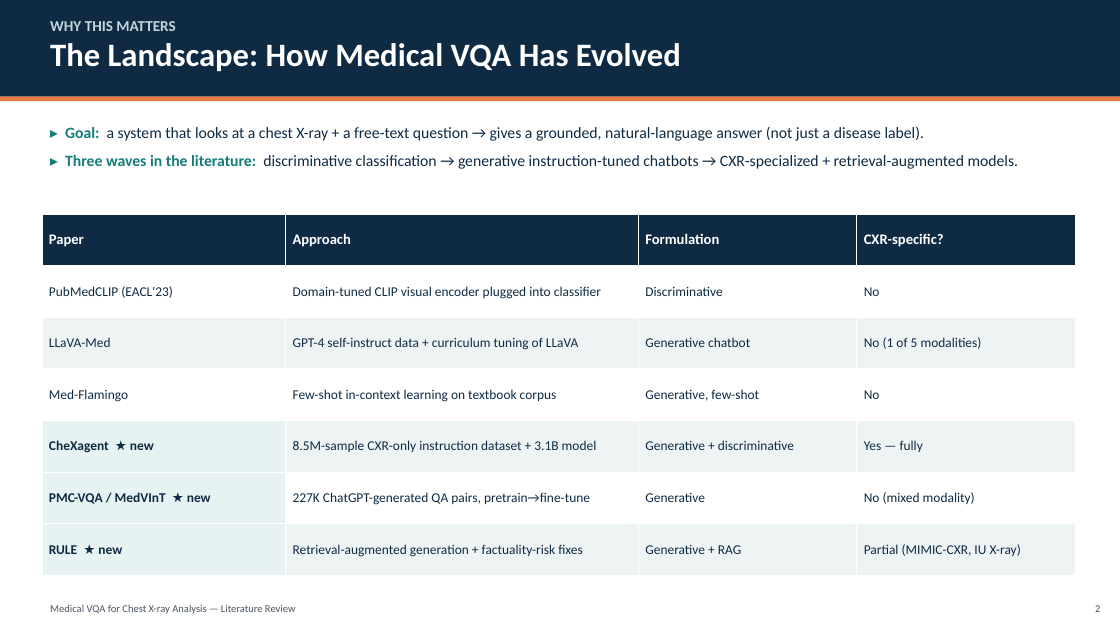
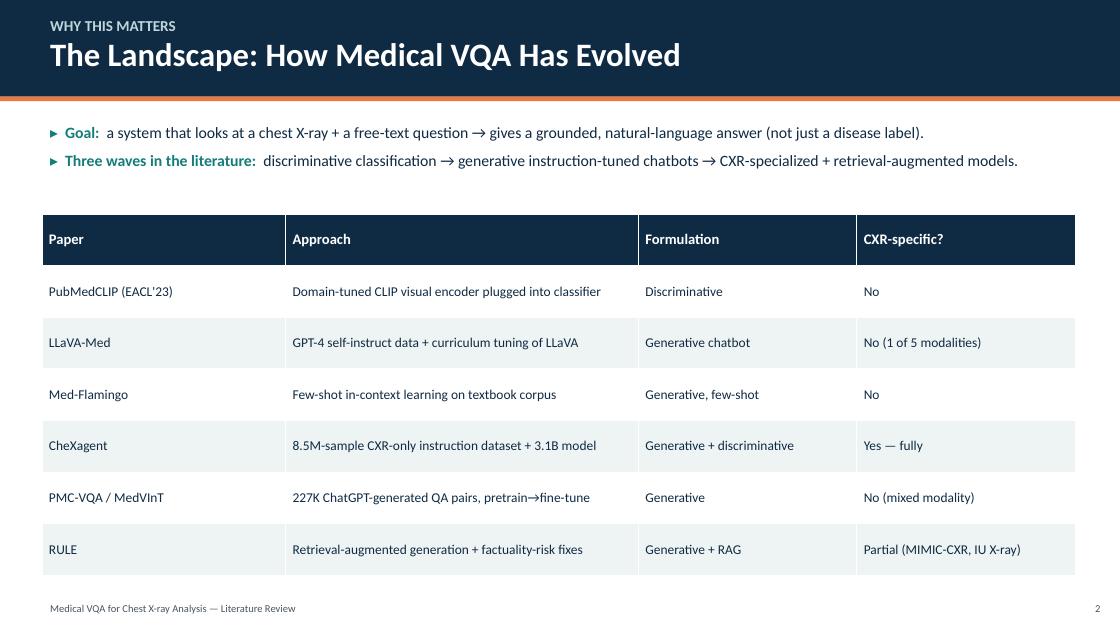
Before and after one commit to Ankritjarngal/medvqa-cxr-chexagent, a slide deck: slide 2 of slides/Medical_VQA_CXR_Literature_Review.pptx. Drawn at 1120x630 pixels with LibreOffice and Linux fonts; fonts in the diff are those of the drawing. Boxes give left, top, right and bottom in pixels: in the first picture for what was removed or moved away, otherwise in the second. Text is boxed around its words. In the diff, an @@ line names an element or a change of style, - is before the commit and + after.

```diff
--- a/slides/Medical_VQA_CXR_Literature_Review.pptx
+++ b/slides/Medical_VQA_CXR_Literature_Review.pptx
@@ table at (x1=42, y1=214, x2=1075, y2=576) @@
-row 5, column 1: CheXagent ★ new
+row 5, column 1: CheXagent
-row 6, column 1: PMC-VQA / MedVInT ★ new
+row 6, column 1: PMC-VQA / MedVInT
-row 7, column 1: RULE ★ new
+row 7, column 1: RULE
@@ fill #E6F3F2 to #EEF4F4 in 2 cells @@
@@ fill #E6F3F2 to #FFFFFF in row 6, column 1 @@
```
Also in this commit, not shown: 2 other slides changed, 1 other file.
